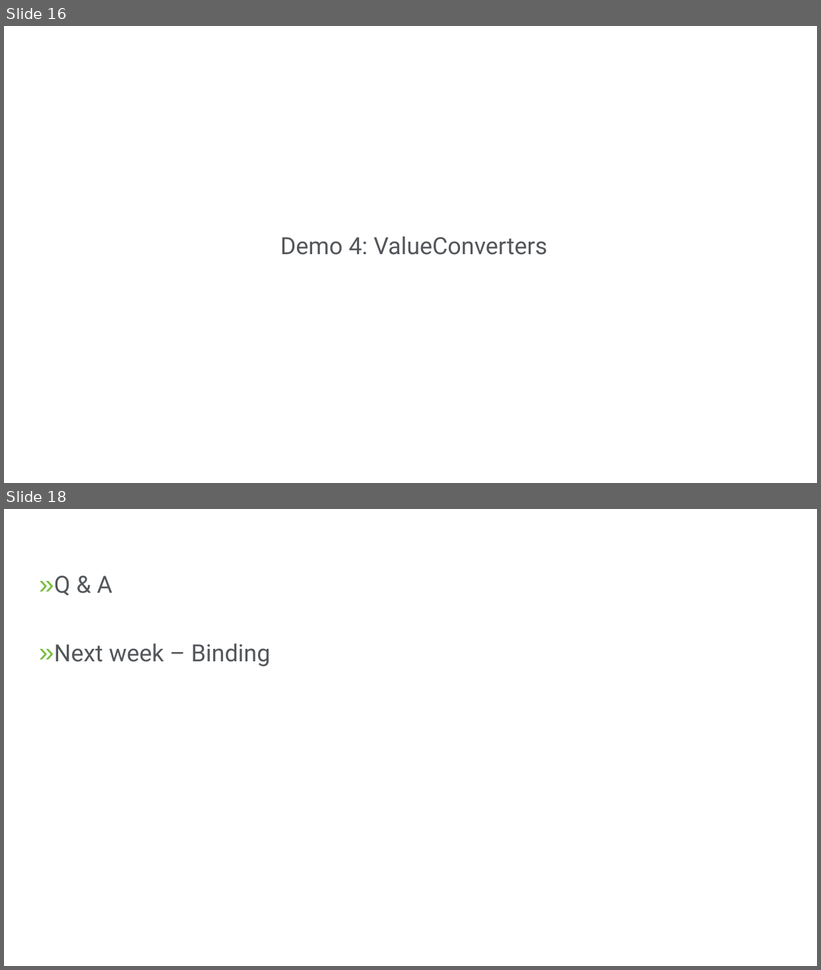
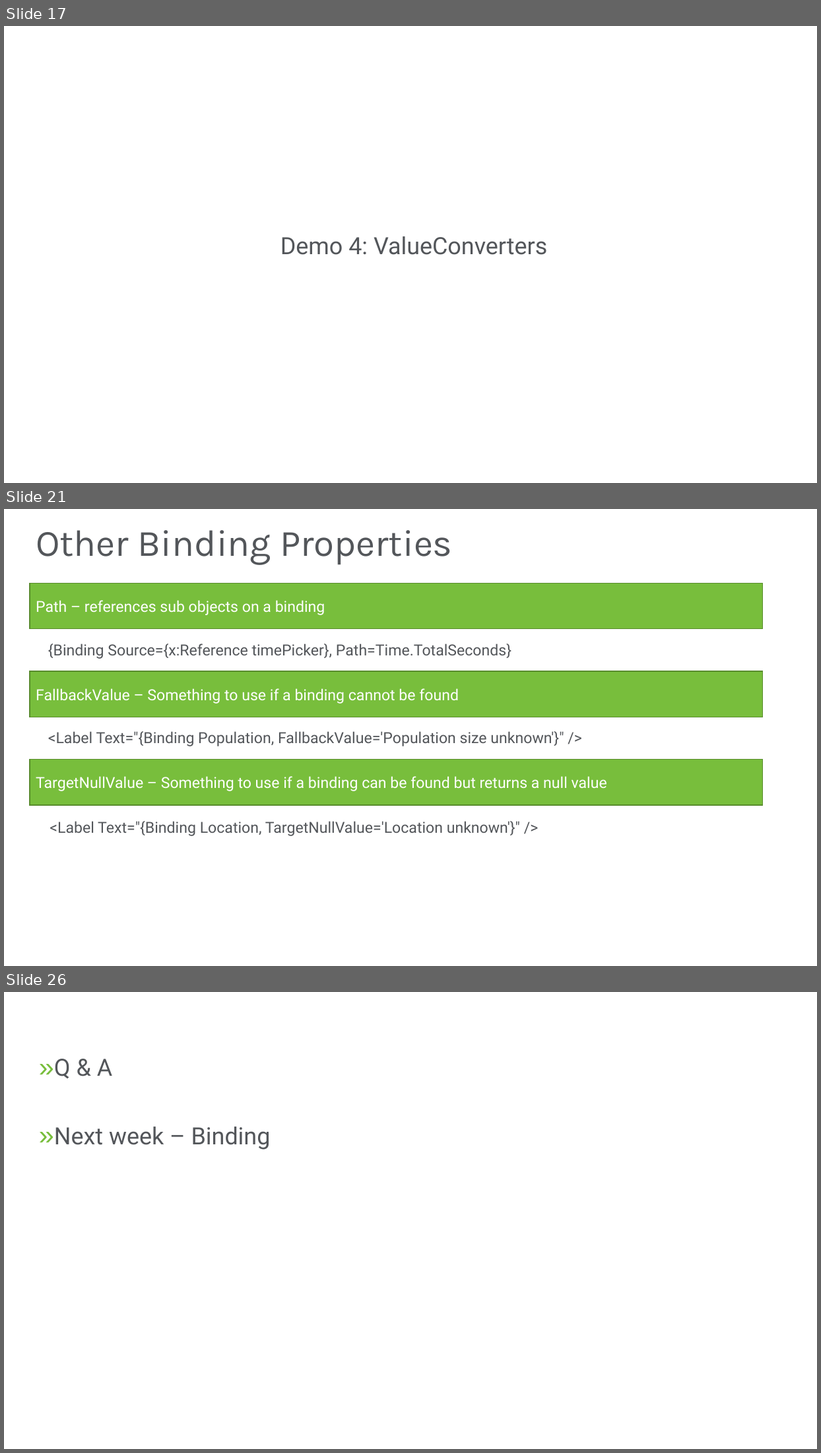
Before and after one commit to Magenic/IntroToXamarinForms, a slide deck: presentations/XamarinForms-Week4.pptx. Shown one above the other, each under a label of ours: slides 16 and 18 before the commit, slides 17, 21 and 26 after it; the slides between them are not shown. The pictures are 821x970 and 821x1453 pixels, drawn with LibreOffice and Linux fonts; fonts in the diff are those of the drawing; background and template pictures are left out. Boxes give left, top, right and bottom in pixels: in the first picture for what was removed or moved away, otherwise in the second. Text is boxed around its words. In the diff, an @@ line names an element or a change of style, - is before the commit and + after.

```diff
--- a/presentations/XamarinForms-Week4.pptx
+++ b/presentations/XamarinForms-Week4.pptx
@@ slide 21 added at (4,509,817,966), background picture (left out); not listed: 1 template element that a slide beside it also shows @@
@@ title added at (36,530,452,565), 44 pt, text #53565A @@
+Other Binding Properties
@@ rectangle added at (30,584,763,629), fill #78BE3C, outline #598D2C 1 pt, 18 pt, text #FFFFFF @@
+Path – references sub objects on a binding
@@ text added at (48,644,512,659), 18 pt, text #53565A @@
+{Binding Source={x:Reference timePicker}, Path=Time.TotalSeconds}
@@ rectangle added at (30,671,763,717), fill #78BE3C, outline #598D2C 1 pt, 18 pt, text #FFFFFF @@
+FallbackValue – Something to use if a binding cannot be found
@@ text added at (48,731,564,747), 18 pt, text #53565A @@
+<Label Text="{Binding Population, FallbackValue='Population size unknown'}" />
@@ rectangle added at (30,760,763,805), fill #78BE3C, outline #598D2C 1 pt, 18 pt, text #FFFFFF @@
+TargetNullValue – Something to use if a binding can be found but returns a null value
@@ text added at (50,821,520,836), 18 pt, text #53565A @@
+<Label Text="{Binding Location, TargetNullValue='Location unknown'}" />
@@ what was slide 16 is now slide 17 @@
@@ what was slide 18 is now slide 26 @@
```
Also in this commit, not shown: 3 slides changed, 7 other slides added.
